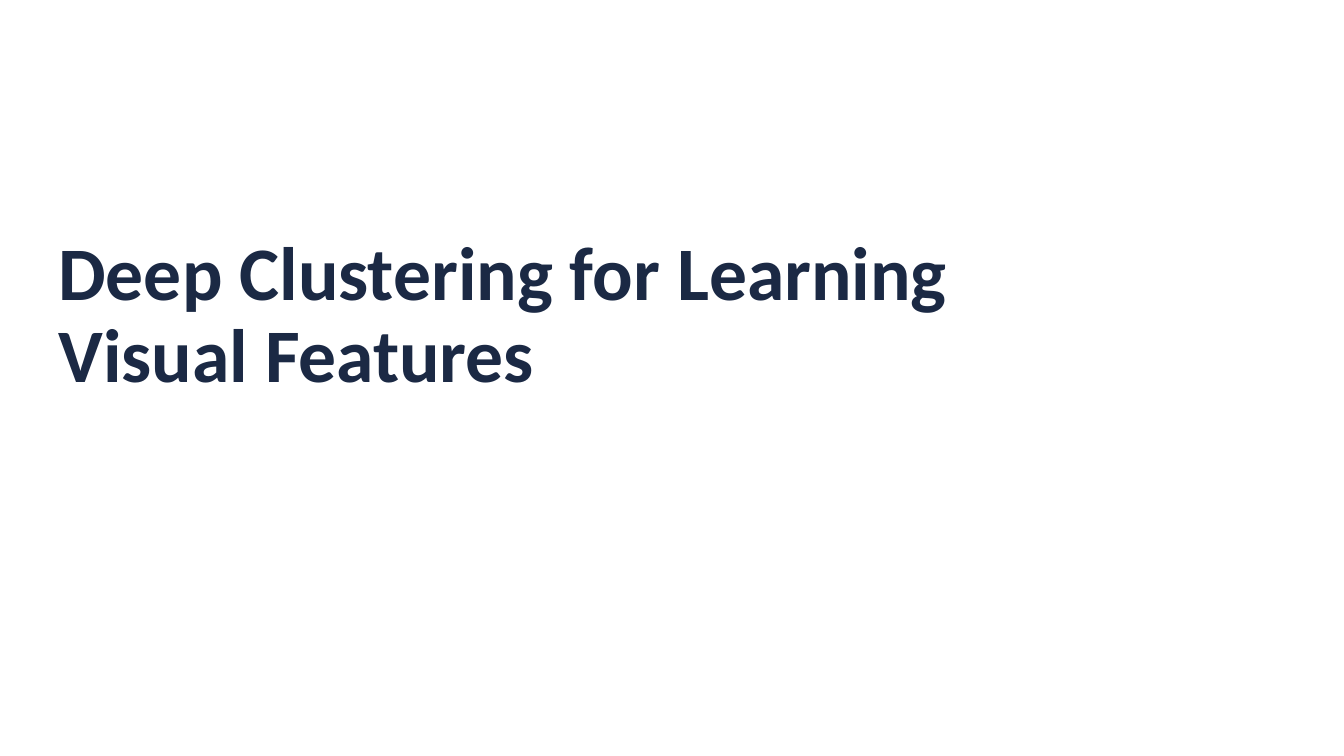
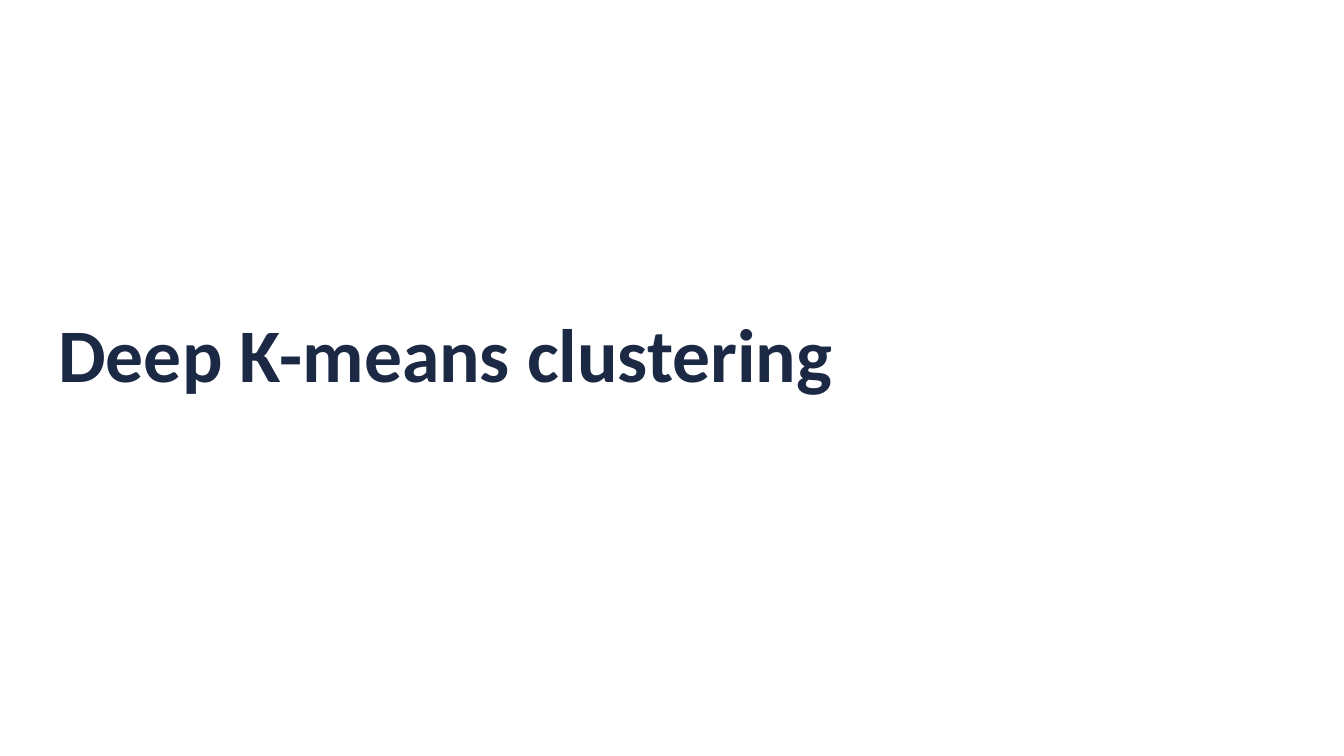
Before and after one commit to JorisRoels/deep-learning-biology, a slide deck: slide 25 of slides/2020-dlb-5-unsupervised-neural-networks.pptx (slide 7 before the commit). Drawn at 1344x756 pixels with LibreOffice and Linux fonts; fonts in the diff are those of the drawing; background and template pictures are left out. Boxes give left, top, right and bottom in pixels: in the first picture for what was removed or moved away, otherwise in the second. Text is boxed around its words. In the diff, an @@ line names an element or a change of style, - is before the commit and + after.

```diff
--- a/slides/2020-dlb-5-unsupervised-neural-networks.pptx
+++ b/slides/2020-dlb-5-unsupervised-neural-networks.pptx
@@ title at bbox=[58, 329, 832, 395]: text changed @@
-Deep Clustering for Learning Visual Features
+Deep K-means clustering
```
Also in this commit, not shown: 1 other slide changed, 25 slides added, 1 slide removed, 1 other file.
